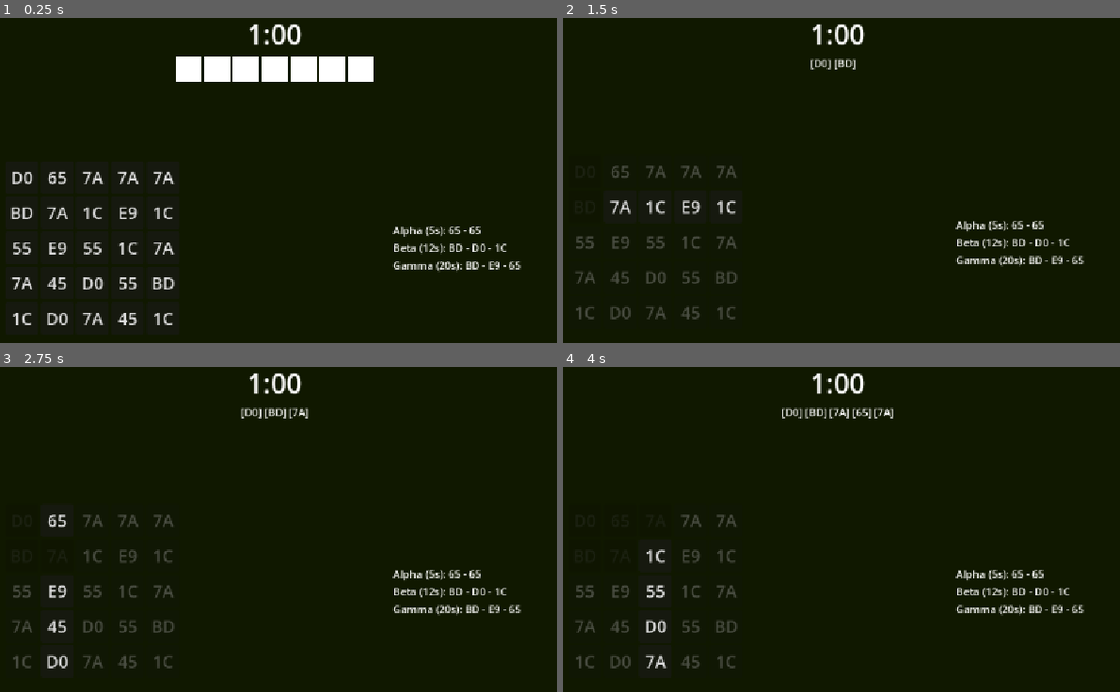
Above: before the commit, frames 1-4 (two rows, left to right).
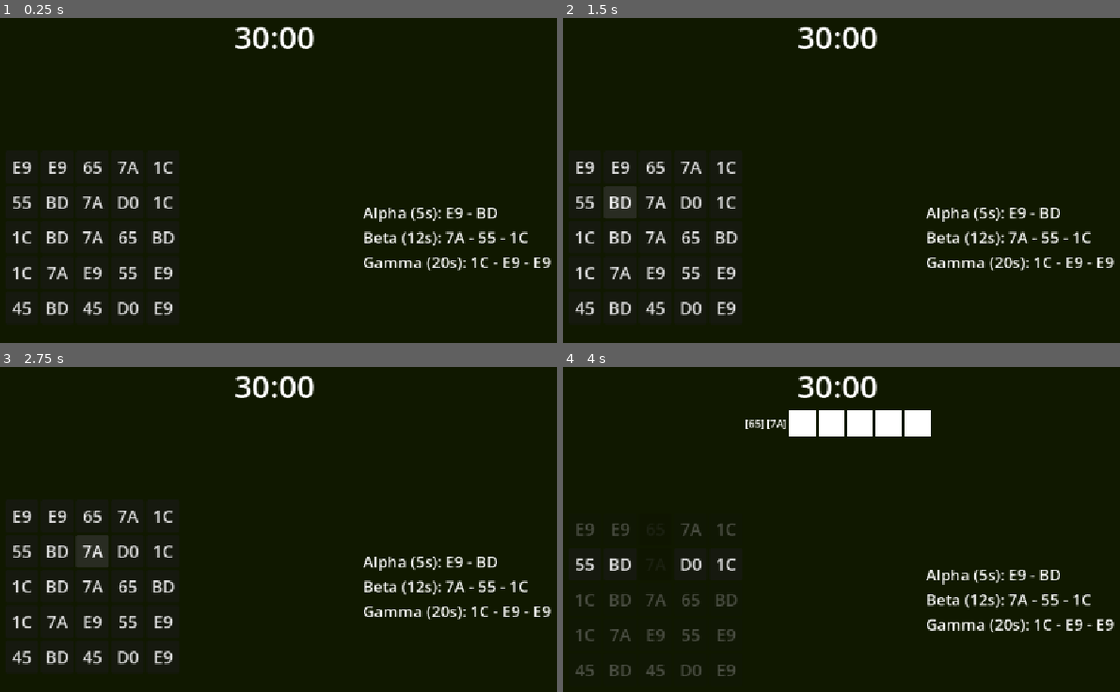
Above: after the commit, the same moments.

Repository: Martisos/Data-Hack-Minigame
Game: Godot game, scene res://scenes/main_game.tscn
The game is run twice, just before and just after one commit, with the same random seed, the same clock (stepped at 60 frames per second) and the same inputs.
Inputs:
- Up to frame 1 (0.25 s): no input
- Up to frame 2 (1.5 s): click "D0" at 0.5 s; click "BD" at 1.25 s
- Up to frame 3 (2.75 s): click "7A" at 2 s
- Up to frame 4 (4 s): click "65" at 2.75 s; click "7A" at 3.5 s

The runs differ from the first frame. In frame 1, 9.0% of the frame differs, in the area x 1-99%, y 1-95%; in frame 2, 5.9%; in frame 3, 6.3%; in frame 4, 7.5%.

Commit message:
Random Levels Generator

Diff:
--- a/scenes/main_game.tscn
+++ b/scenes/main_game.tscn
@@ -41,41 +41,13 @@
 
 [node name="TimerLabel" type="Label" parent="MainMargin/VBoxContainer/Header" unique_id=167810535]
 layout_mode = 2
-theme_override_font_sizes/font_size = 42
-text = "1:00"
+theme_override_font_sizes/font_size = 48
+text = "30:00"
 horizontal_alignment = 1
 
 [node name="MemoryBar" type="HBoxContainer" parent="MainMargin/VBoxContainer/Header" unique_id=685214692]
 layout_mode = 2
 size_flags_horizontal = 3
-
-[node name="ColorRect" type="ColorRect" parent="MainMargin/VBoxContainer/Header/MemoryBar" unique_id=721315350]
-custom_minimum_size = Vector2(40, 40)
-layout_mode = 2
-
-[node name="ColorRect2" type="ColorRect" parent="MainMargin/VBoxContainer/Header/MemoryBar" unique_id=1313688342]
-custom_minimum_size = Vector2(40, 40)
-layout_mode = 2
-
-[node name="ColorRect3" type="ColorRect" parent="MainMargin/VBoxContainer/Header/MemoryBar" unique_id=2003178846]
-custom_minimum_size = Vector2(40, 40)
-layout_mode = 2
-
-[node name="ColorRect4" type="ColorRect" parent="MainMargin/VBoxContainer/Header/MemoryBar" unique_id=742330858]
-custom_minimum_size = Vector2(40, 40)
-layout_mode = 2
-
-[node name="ColorRect5" type="ColorRect" parent="MainMargin/VBoxContainer/Header/MemoryBar" unique_id=608148288]
-custom_minimum_size = Vector2(40, 40)
-layout_mode = 2
-
-[node name="ColorRect6" type="ColorRect" parent="MainMargin/VBoxContainer/Header/MemoryBar" unique_id=1202901436]
-custom_minimum_size = Vector2(40, 40)
-layout_mode = 2
-
-[node name="ColorRect7" type="ColorRect" parent="MainMargin/VBoxContainer/Header/MemoryBar" unique_id=2081082648]
-custom_minimum_size = Vector2(40, 40)
-layout_mode = 2
 
 [node name="MainContent" type="HBoxContainer" parent="MainMargin/VBoxContainer" unique_id=1479495710]
 layout_mode = 2
@@ -94,12 +66,15 @@
 
 [node name="Injection1" type="Label" parent="MainMargin/VBoxContainer/MainContent/InjectionList" unique_id=1914935926]
 layout_mode = 2
+theme_override_font_sizes/font_size = 24
 text = "Injection 1"
 
 [node name="Injection2" type="Label" parent="MainMargin/VBoxContainer/MainContent/InjectionList" unique_id=1565189043]
 layout_mode = 2
+theme_override_font_sizes/font_size = 24
 text = "Injection 2"
 
 [node name="Injection3" type="Label" parent="MainMargin/VBoxContainer/MainContent/InjectionList" unique_id=1822938830]
 layout_mode = 2
+theme_override_font_sizes/font_size = 24
 text = "Injection 3"
--- a/scripts/main_game.gd
+++ b/scripts/main_game.gd
@@ -24,8 +24,66 @@
 
 func _ready() -> void:
 	generate_buttons()
-	setup_matrix()
-	generate_injections()
+	generate_level()
+
+func generate_level() -> void:
+	var path_length: int = 6
+	var path_cords: Array = []
+	var master_sequence: Array = []
+
+	var curr_row = 0
+	var curr_col = randi() % cols
+	path_cords.append(Vector2(curr_col, curr_row))
+
+	var is_moving_col = true
+
+	for i in range(1, path_length):
+		if is_moving_col:
+			var new_row = randi() % rows
+			while new_row == curr_row:
+				new_row = randi() % rows
+			curr_row = new_row
+		else:
+			var new_col = randi() % cols
+			while new_col == curr_col:
+				new_col = randi() % cols
+			curr_col = new_col
+
+		path_cords.append(Vector2(curr_col, curr_row))
+		is_moving_col = !is_moving_col
+
+	for i in range(path_length):
+		master_sequence.append(tokens.pick_random())
+
+	injections[0]["sequence"] = master_sequence.slice(4,6)
+	injections[1]["sequence"] = master_sequence.slice(0, 3)
+	injections[2]["sequence"] = master_sequence.slice(2,5)
+
+	update_injection_ui()
+
+	var buttons = code_matrix.get_children()
+
+	for i in range(buttons.size()):
+		var btn = buttons[i] as Button
+		var col = i % cols
+		var row = int(i / cols)
+		var current_pos = Vector2(col, row)
+
+		var path_index = path_cords.find(current_pos)
+
+		if path_index != -1:
+			var token = master_sequence[path_index]
+			btn.setup(token)
+			btn.pressed.connect(_on_token_clicked.bind(btn, col, row, token))
+		else:
+			var token = tokens.pick_random()
+			btn.setup(token)
+			btn.pressed.connect(_on_token_clicked.bind(btn, col, row, token))
+
+	print("--- CHEAT CODE ---")
+	print(master_sequence)
+	print(path_cords)
+	print("----------------------------------")
 
 func generate_injections() -> void:
 	var lengths = [2, 3, 3]
@@ -111,10 +169,19 @@
 	for child in memory_bar.get_children():
 		child.queue_free()
 
+
+
 	for token in memory:
 		var lbl = Label.new()
 		lbl.text = "[" + token + "]"
 		memory_bar.add_child(lbl)
+
+	for i in range(max_memory - memory.size()):
+		var rect = ColorRect.new()
+		rect.color = Color.WHITE
+		rect.custom_minimum_size = Vector2(40, 40)
+		rect.custom_maximum_size = Vector2(40, 40)
+		memory_bar.add_child(rect)
 
 func check_injections() -> void:
 	var successs_this_turn: bool = false
@@ -159,8 +226,6 @@
 
 		var col = i % cols
 		var row = int(i / cols)
-
-
 
 		var is_valid_move: bool = false
 
